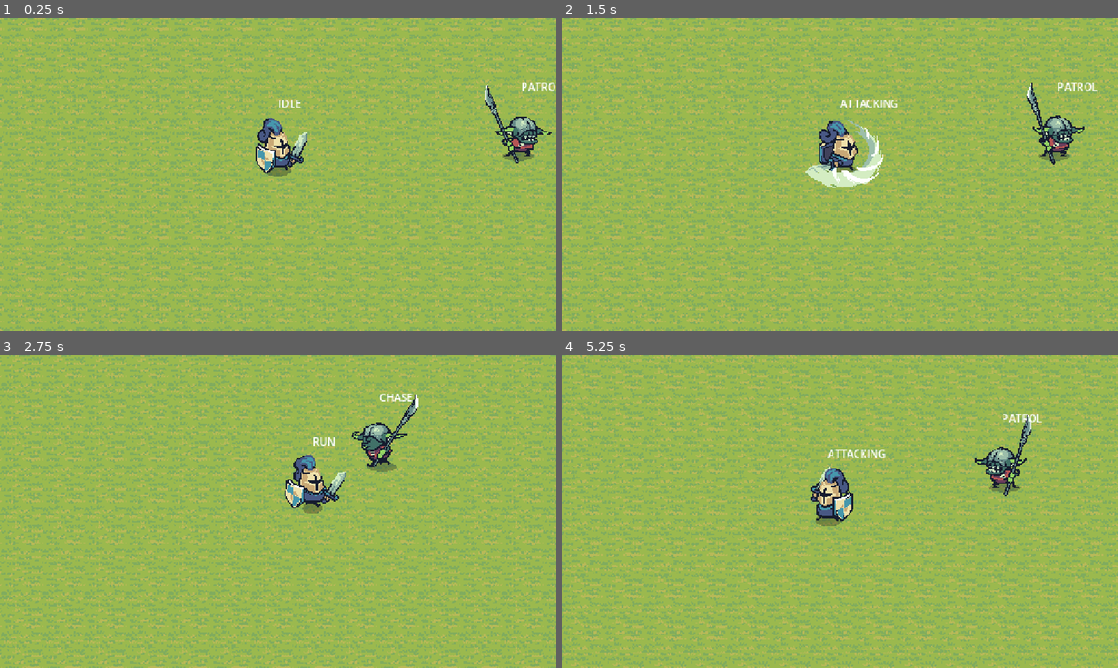
Above: before the commit, frames 1-4 (two rows, left to right).
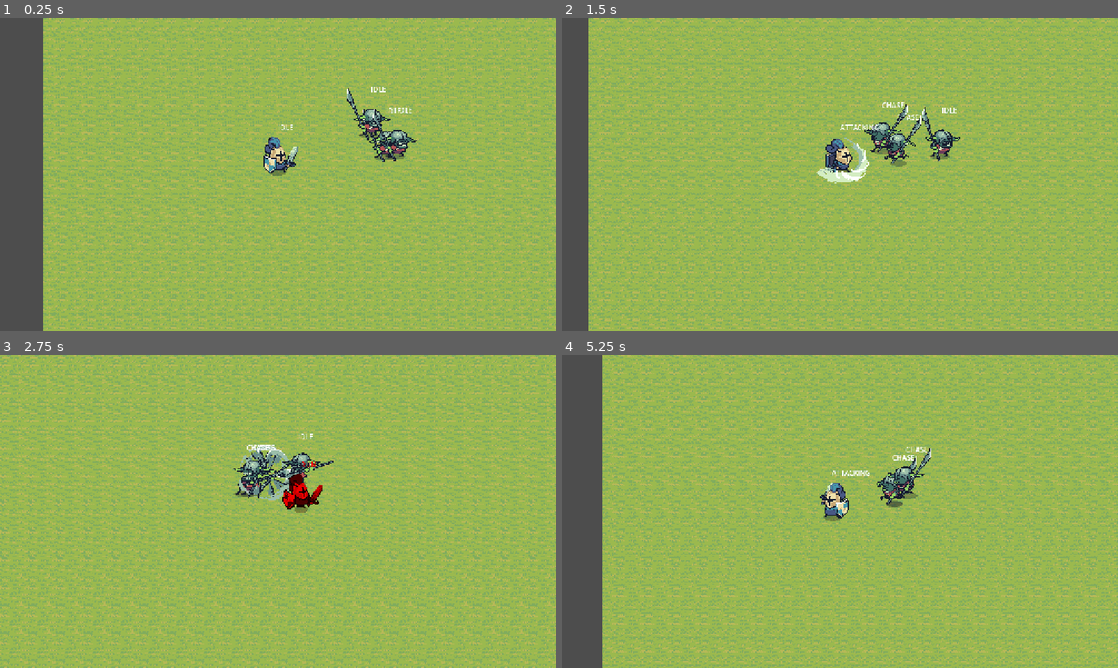
Above: after the commit, the same moments.

Repository: nidal1/rpg
Game: Godot game, scene res://scenes/world/world.tscn
Same seed, same stepped clock (60 frames per second), same inputs: the game is played once before the commit and once after it.
Inputs (mouse positions are in pixels of both pictures, inside the frame that each line leads up to):
- Up to frame 1 (0.25 s): no input
- Up to frame 2 (1.5 s): move the mouse to (962, 158) at 0.52 s; hold D (move_right) 0.53-1.28 s; click (962, 158) at 0.67 s; move the mouse to (728, 190) at 1.27 s; hold S (move_down) from 1.28 s (still down)
- Up to frame 3 (2.75 s): move the mouse to (333, 442) at 2.02 s; release S (move_down) at 2.03 s; hold D (move_right) from 2.03 s (still down)
- Up to frame 4 (5.25 s): move the mouse to (812, 574) at 2.77 s; release D (move_right) at 2.78 s; hold W (move_up) 2.78-3.53 s; click (812, 574) at 2.92 s; move the mouse to (1006, 558) at 3.52 s; hold A (move_left) 3.53-5.03 s; move the mouse to (673, 464) at 4.27 s; move the mouse to (867, 511) at 5.02 s; hold S (move_down) from 5.03 s (still down); click (867, 511) at 5.17 s

The runs differ from the first frame. In frame 1, 56% of the frame differs, in the area x 0-100%, y 0-100%; in frame 2, 56%; in frame 3, 53%; in frame 4, 57%.

Commit message:
feat: add basic enemy spawning system and initial world scene setup

Diff:
--- a/resources/enemies/goblin.tres
+++ b/resources/enemies/goblin.tres
@@ -5,5 +5,4 @@
 [resource]
 script = ExtResource("1_ttibx")
 enemy_name = "Goblin"
-attack_damage = 50.0
 metadata/_custom_type_script = "uid://bqkdldqfccf6o"
--- /dev/null
+++ b/scenes/entities/enemies/enemies_spawner.tscn
@@ -0,0 +1,12 @@
+[gd_scene format=3 uid="uid://bqqhkgwtk31y3"]
+
+[ext_resource type="Script" uid="uid://b8ali241wtm3n" path="res://scripts/entities/enemies_spawner.gd" id="1_lkp2b"]
+[ext_resource type="PackedScene" uid="uid://l3moteyljj7e" path="res://scenes/entities/enemies/goblin.tscn" id="2_h4dbm"]
+
+[node name="EnemiesSpawner" type="Node2D" unique_id=1617310678 node_paths=PackedStringArray("spawn_point")]
+script = ExtResource("1_lkp2b")
+spawn_point = NodePath("Marker2D")
+enemies = Array[PackedScene]([ExtResource("2_h4dbm"), ExtResource("2_h4dbm"), ExtResource("2_h4dbm")])
+
+[node name="Marker2D" type="Marker2D" parent="." unique_id=1179470132]
+gizmo_extents = 50.0
--- a/scenes/entities/player/player.tscn
+++ b/scenes/entities/player/player.tscn
@@ -15,7 +15,6 @@
 character_class = null
 
 [node name="Camera" type="Camera2D" parent="." index="1" unique_id=1339975141]
-zoom = Vector2(1.5, 1.5)
 position_smoothing_enabled = true
 
 [node name="ComboAttackCD" type="Timer" parent="." index="2" unique_id=882990530]
--- a/scenes/world/world.tscn
+++ b/scenes/world/world.tscn
@@ -2,7 +2,7 @@
 
 [ext_resource type="Texture2D" uid="uid://j2pv12plc4qe" path="res://assets/tilesets/Tilemap_color1.png" id="1_dphjl"]
 [ext_resource type="PackedScene" uid="uid://hovii1v0s7yp" path="res://scenes/entities/player/warrior.tscn" id="2_sl2e5"]
-[ext_resource type="PackedScene" uid="uid://l3moteyljj7e" path="res://scenes/entities/enemies/goblin.tscn" id="3_1fp7r"]
+[ext_resource type="PackedScene" uid="uid://bqqhkgwtk31y3" path="res://scenes/entities/enemies/enemies_spawner.tscn" id="3_1fp7r"]
 
 [sub_resource type="NavigationPolygon" id="NavigationPolygon_1fp7r"]
 vertices = PackedVector2Array(32, 32, -32, 32, -32, -32, 32, -32)
@@ -82,5 +82,5 @@
 [node name="Warrior" parent="." unique_id=1469452394 instance=ExtResource("2_sl2e5")]
 position = Vector2(539, 386)
 
-[node name="Goblin" parent="." unique_id=1846937653 instance=ExtResource("3_1fp7r")]
-position = Vector2(912, 360)
+[node name="EnemiesSpawner" parent="." unique_id=1617310678 instance=ExtResource("3_1fp7r")]
+position = Vector2(784, 376)
--- /dev/null
+++ b/scripts/entities/enemies_spawner.gd
@@ -0,0 +1,24 @@
+extends Node2D
+
+@export var spawn_point: Marker2D
+
+
+@export var enemies: Array[PackedScene]
+@export var spawn_circle_radius: float = 100.0
+
+func _ready() -> void:
+	for _i in range(enemies.size()):
+		_spawn_enemy()
+
+func _spawn_enemy() -> void:
+	var enemy = enemies[randi() % enemies.size()].instantiate()
+	add_child(enemy)
+	enemy.global_position = randomize_spawning_location(global_position)
+	enemy.on_spawned.emit(enemy.global_position)
+
+
+func randomize_spawning_location(spawn_position: Vector2) -> Vector2:
+	return spawn_position + Vector2(
+		randf_range(-spawn_circle_radius, spawn_circle_radius),
+		randf_range(-spawn_circle_radius, spawn_circle_radius)
+	)
--- a/scripts/entities/enemy.gd
+++ b/scripts/entities/enemy.gd
@@ -1,6 +1,8 @@
 # Enemy.gd
 extends Character
 class_name Enemy
+
+signal on_spawned(spawn_position: Vector2)
 
 @export var enemy_params: EnemyParams
 
@@ -15,6 +17,8 @@
 var attack_damage: float
 var speed: float
 var enemy_name: String = ""
+
+var spawn_position: Vector2
 
 # ─── Virtual functions ─────────────────────────────d───────────────
 func _play_attack_animation() -> void: pass
@@ -31,6 +35,7 @@
 	super._ready()
 	if enemy_params:
 		_load_params(enemy_params)
+		on_spawned.connect(_on_spawned)
 
 func _physics_process(_delta: float) -> void:
 	if not is_instance_valid(target):
@@ -54,7 +59,6 @@
 	move_and_slide()
 
 
-
 # ─── Movement ────────────────────────────────────────────
 func _chase_target() -> void:
 	if not is_instance_valid(target):
@@ -75,8 +79,18 @@
 		_play_movement_animation()
 
 func _patrol() -> void:
-	_set_state(State.PATROL)
-	velocity = Vector2.ZERO
+	nav_agent.target_position = spawn_position
+	var next_pos = nav_agent.get_next_path_position()
+	direction = global_position.direction_to(next_pos)
+	if direction.length() > 0:
+		velocity = direction * speed
+		if velocity.x != 0:
+			last_facing_dir = sign(velocity.x)
+
+		_play_movement_animation()
+	else:
+		velocity = Vector2.ZERO
+		_play_idle_animation()
 
 # ─── Combat ──────────────────────────────────────────────
 func _attack() -> void:
@@ -85,7 +99,7 @@
 	_play_attack_animation()
 
 	await get_tree().create_timer(attack_cooldown).timeout
-	if not is_instance_valid(self): return
+	if not is_instance_valid(self ): return
 	can_attack = true
 
 func _get_attack_damage() -> float:
@@ -98,13 +112,15 @@
 	modulate = Color.WHITE
 
 func _on_damage_received() -> void:
-	print("Enemy hit! health remaining: ", max_health)
 	_flash_hit()
 	if max_health <= 0:
 		_die()
 
 func _die() -> void:
 	queue_free()
+
+func _on_spawned(_spawn_position: Vector2):
+	spawn_position = _spawn_position
 
 
 # ─── Detection ───────────────────────────────────────────
Not shown, added: scripts/entities/enemies_spawner.gd.uid
